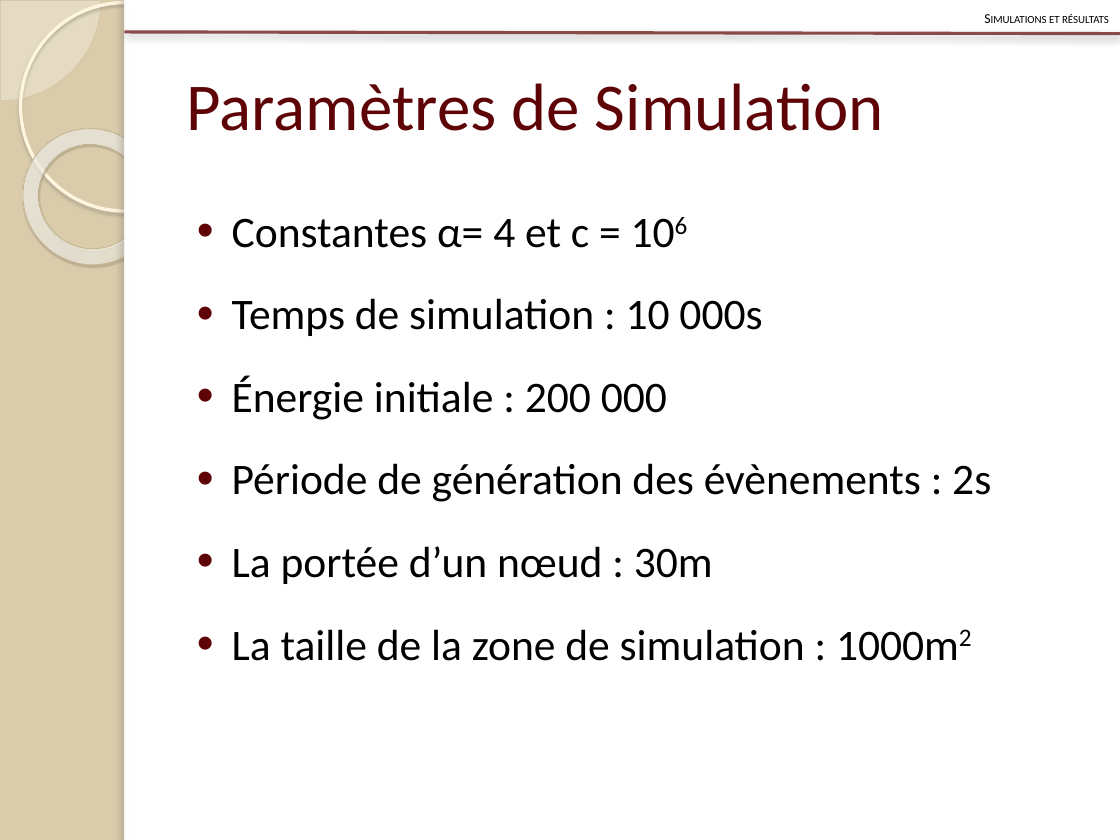
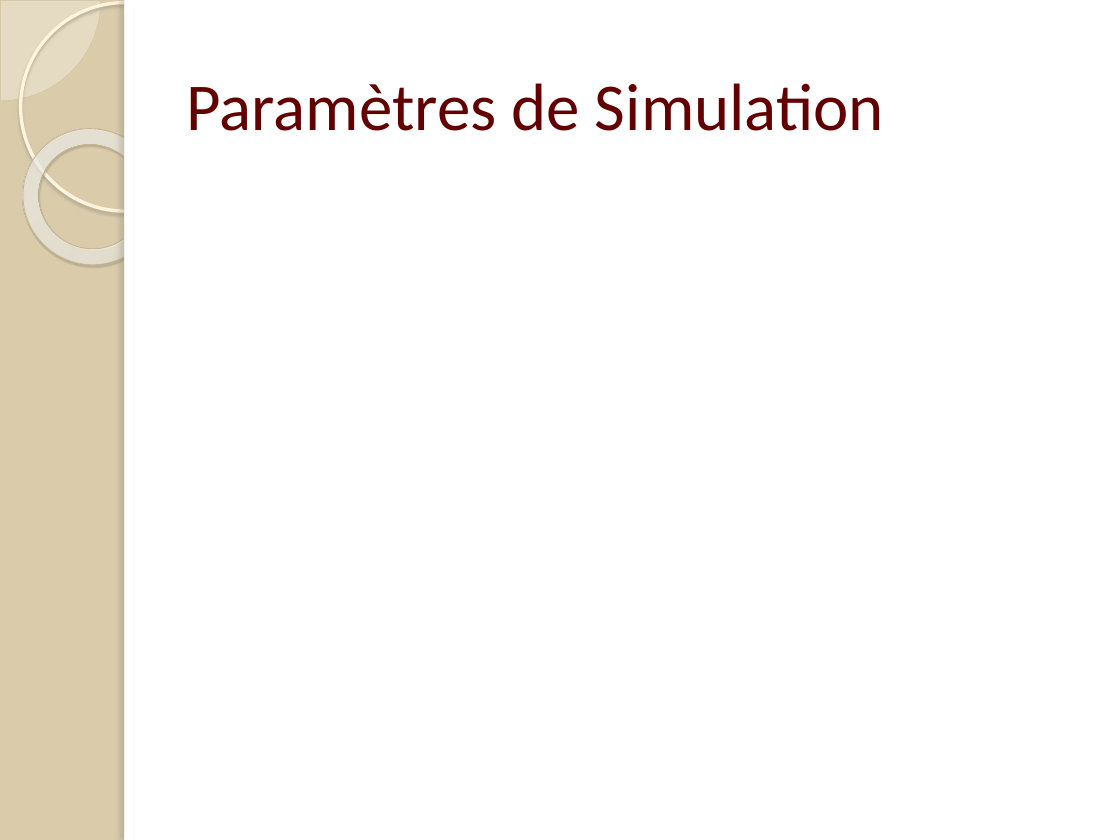
Before and after one commit to Patre/Energy-saving-in-sensors--networks, a slide deck: slide 31 of Redaction/Presentation/pres.pptx. Drawn at 1120x840 pixels with LibreOffice and Linux fonts; fonts in the diff are those of the drawing; grey boxes stand for pictures. Boxes give left, top, right and bottom in pixels: in the first picture for what was removed or moved away, otherwise in the second. Text is boxed around its words. In the diff, an @@ line names an element or a change of style, - is before the commit and + after.

```diff
--- a/Redaction/Presentation/pres.pptx
+++ b/Redaction/Presentation/pres.pptx
@@ text removed at box(1049, 14, 1109, 23) @@
-Simulations et résultats
@@ line removed from (124, 32) to (1120, 34) @@
@@ title "Paramètres de Simulation" at box(187, 83, 884, 131): text colour #5F0406 to #630002 @@
@@ text removed at box(232, 218, 991, 661) @@
-• Constantes α= 4 et c = 106
-• Temps de simulation : 10 000s
-• Énergie initiale : 200 000
-• Période de génération des évènements : 2s
-• La portée d’un nœud : 30m
-• La taille de la zone de simulation : 1000m2
```
Also in this commit, not shown: 8 other slides changed.
